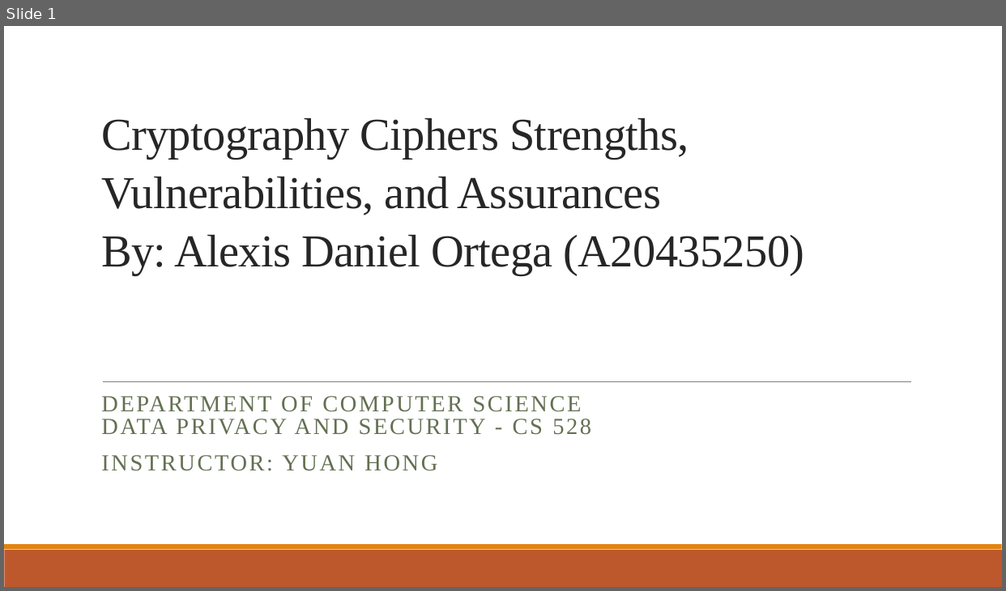
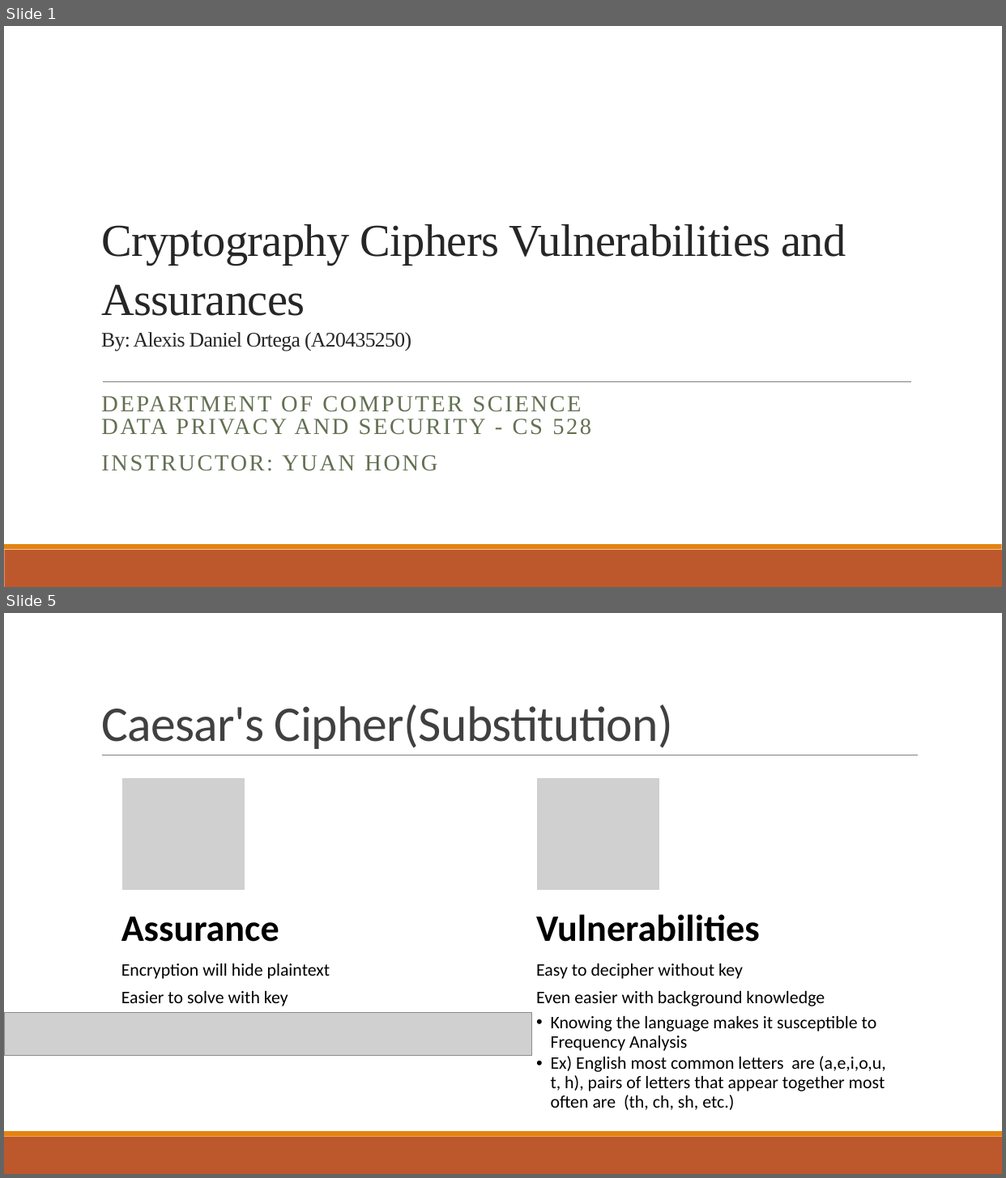
Before and after one commit to AFA20SCM50O/CS528, a slide deck: Documentation/Demo.pptx. Shown one above the other, each under a label of ours: slide 1 before the commit, slides 1 and 5 after it; the slides between them are not shown. The pictures are 1006x591 and 1006x1178 pixels, drawn with LibreOffice and Linux fonts; fonts in the diff are those of the drawing; grey boxes stand for pictures. Boxes give left, top, right and bottom in pixels: in the first picture for what was removed or moved away, otherwise in the second. Text is boxed around its words. In the diff, an @@ line names an element or a change of style, - is before the commit and + after.

Commit message:
RSA, Caesar, Keys folder

```diff
--- a/Documentation/Demo.pptx
+++ b/Documentation/Demo.pptx
@@ slide 5 added at (x1=4, y1=613, x2=1002, y2=1174), background #FFFFFF; not listed: 2 template elements that a slide beside it also shows @@
@@ title added at (x1=101, y1=705, x2=673, y2=749), 48 pt, text #404040 @@
+Caesar's Cipher(Substitution)
@@ line added from (102, 756) to (918, 756), #808080 0.5 pt @@
@@ group added at (x1=121, y1=777, x2=886, y2=1110): 4 texts, 2 pictures @@
+Assurance
+Encryption will hide plaintext
+Easier to solve with key
+Vulnerabilities
+Easy to decipher without key
+Even easier with background knowledge
+  • Knowing the language makes it susceptible to Frequency Analysis
+  • Ex) English most common letters are (a,e,i,o,u, t, h), pairs of letters that appear together most often are (th, ch, sh, etc.)
@@ picture added at (x1=4, y1=1013, x2=533, y2=1055) @@
@@ slide 1 changed as well @@
@@ title at (x1=101, y1=224, x2=846, y2=352): text changed @@
-Cryptography Ciphers Strengths, Vulnerabilities, and Assurances
-By: Alexis Daniel Ortega (A20435250)
+Cryptography Ciphers Vulnerabilities and Assurances
+By: Alexis Daniel Ortega (A20435250)
```
Also in this commit, not shown: 15 other slides added, 1 slide removed, 7 other files.
